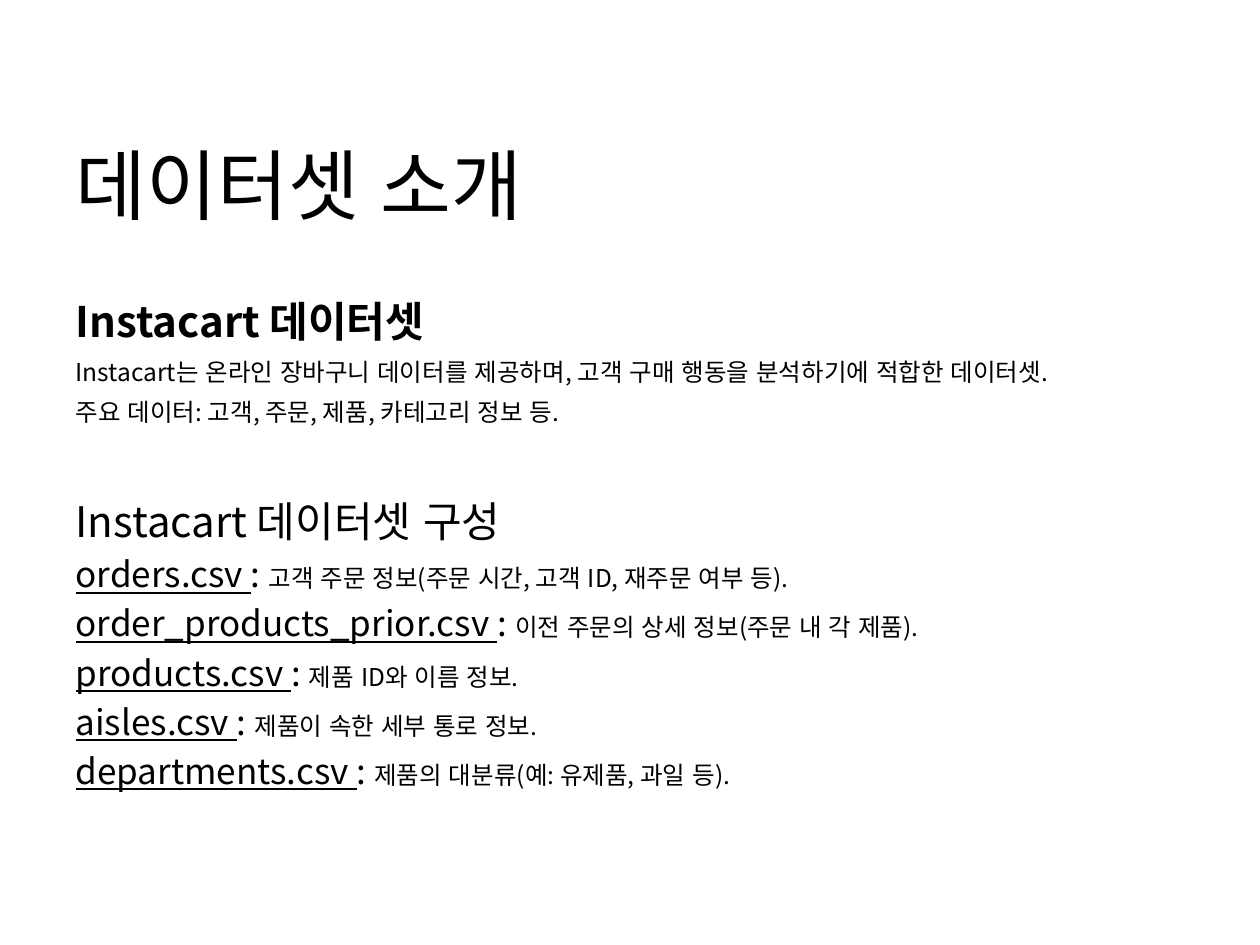
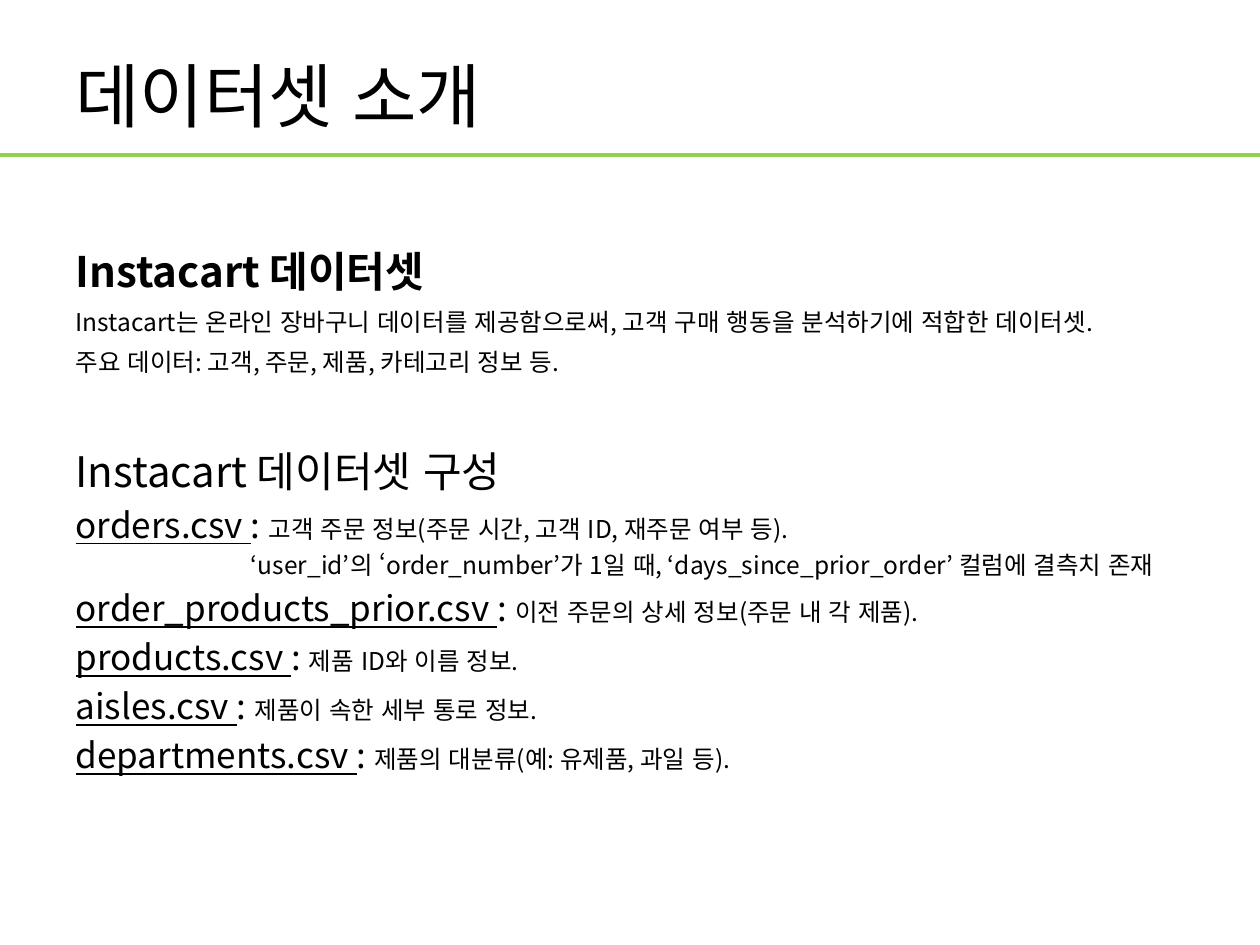
Before and after one commit to WasVelinn/1stPerSonalProjecT, a slide deck: slide 14 of 프레젠테이션1.pptx. Drawn at 1260x945 pixels with LibreOffice and Linux fonts; fonts in the diff are those of the drawing. Boxes give left, top, right and bottom in pixels: in the first picture for what was removed or moved away, otherwise in the second. Text is boxed around its words. In the diff, an @@ line names an element or a change of style, - is before the commit and + after.

```diff
--- a/프레젠테이션1.pptx
+++ b/프레젠테이션1.pptx
@@ title "데이터셋 소개": place and size @@
-title "데이터셋 소개" at (76, 150, 522, 220)
+title "데이터셋 소개" at (76, 64, 481, 128)
@@ title "데이터셋 소개" at (76, 64, 481, 128): size 44 to 40 pt @@
@@ line added from (0, 155) to (1260, 155), #92D050 2.25 pt @@
@@ text "Instacart 데이터셋": place and size @@
-text "Instacart 데이터셋" at (76, 301, 1049, 792)
+text "Instacart 데이터셋" at (76, 251, 1153, 776)
@@ text at (76, 310, 1094, 336): text changed @@
-Instacart는 온라인 장바구니 데이터를 제공하며, 고객 구매 행동을 분석하기에 적합한 데이터셋.
+Instacart는 온라인 장바구니 데이터를 제공함으로써, 고객 구매 행동을 분석하기에 적합한 데이터셋.
@@ text at (251, 552, 1153, 580): paragraph added @@
+‘user_id’의 ‘order_number’가 1일 때, ‘days_since_prior_order’ 컬럼에 결측치 존재
```
Also in this commit, not shown: 39 other slides changed, 2 slides added, 2 slides removed, 18 other files.
